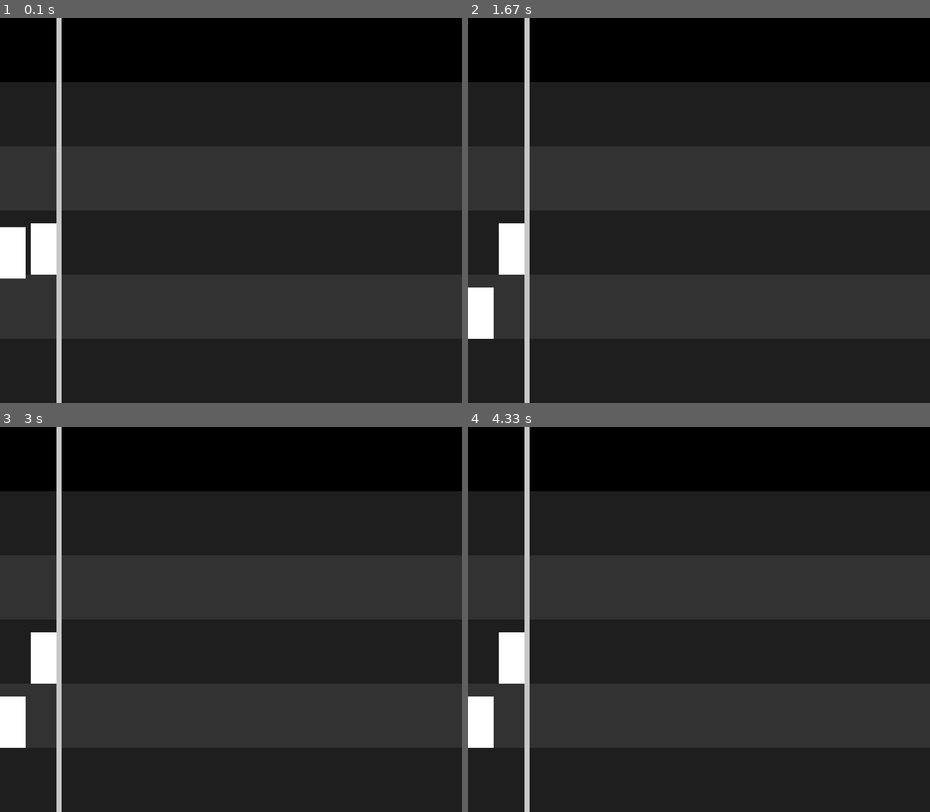
Above: before the commit, frames 1-4 (two rows, left to right).
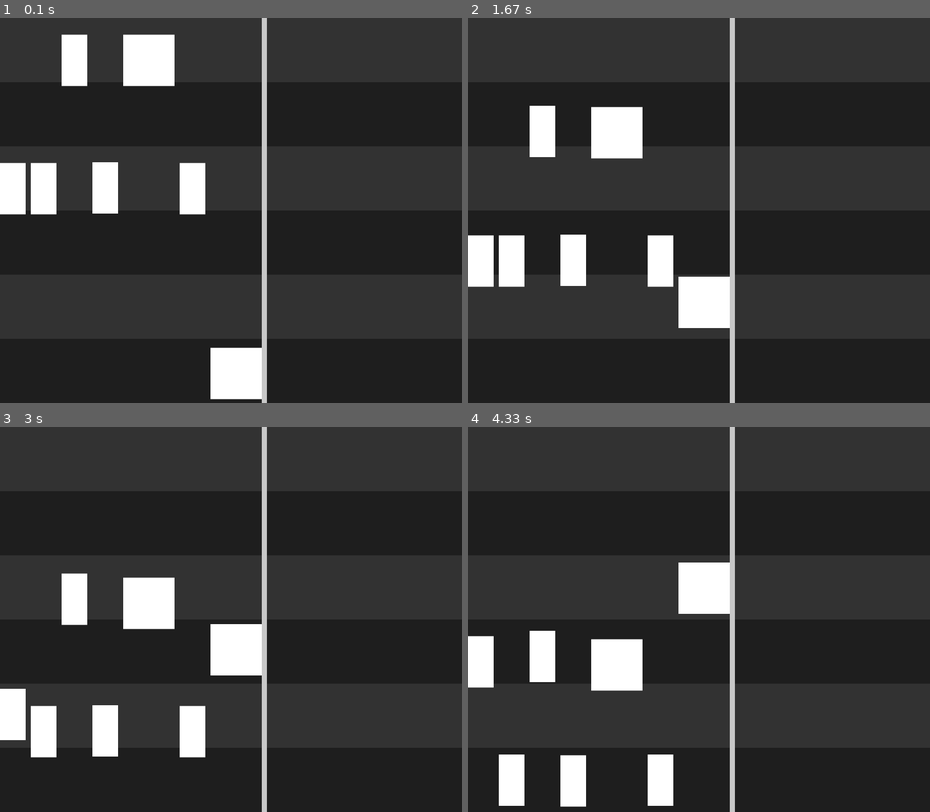
Above: after the commit, the same moments.

Repository: niklasdhein/EiP-Praktium-Aufzugssimulation
Game: pygame game, started from simulation.py
Two runs of this game, one before a commit and one after it. Both use one fixed random seed, a clock stepped at 60 frames per second and the inputs below.
Inputs:
- Up to frame 1 (0.1 s): no input
- Up to frame 2 (1.67 s): no input
- Up to frame 3 (3 s): no input
- Up to frame 4 (4.33 s): no input

The runs differ from the first frame. In frame 1, 25% of the frame differs, in the area x 0-100%, y 0-100%; in frame 2, 26%; in frame 3, 25%; in frame 4, 27%.

Commit message:
mehr architektur arbeit

Diff:
--- a/elevator.py
+++ b/elevator.py
@@ -4,7 +4,7 @@
         self.capacity = capacity    # capacity in kg
         self.speed = speed          # speed of the elevator
 
-        if self.capacity > 1150:    # Change the width accordingly to capacity
+        if self.capacity > 1150:    # Change the width (px) accordingly to capacity
             self.width = 200
         else:
             self.width = 100
@@ -40,17 +40,12 @@
         # passenger is in elevator
         passenger.state = passenger.in_elevator
 
-    def move_to_target_level(self, dt: float) -> None:
+    def move_to_target(self, dt: float) -> None:
         """
         Moves the elevator to the target level.
         In order to move smoothly and correctly it needs the deltatime calculated
         by pygame in the game loop.
-        It also needs the height of the levels in the building to calculate
-        the correct target coordinate.
         """
-        # return if no target is set to save resources
-        if not self.target_level: return
-
         # move the elevator a bit each frame
         self.graphics.y += self.direction * self.speed * dt
 
@@ -77,8 +72,13 @@
         each level as well as the window height, since the building is
         drawn bottom to top.
         """
+        # calculate target y position
+        target_y = building.bottom_y - target_level * building.level_height - self.height
+
+        # return if elevator is already at exactly this positon
+        if target_y == self.graphics.y: return
+
         self.target_level = target_level
-        self.target_y = building.bottom_y - target_level * building.level_height - self.height
+        self.target_y = target_y
         if self.graphics.y < self.target_y: self.direction = 1
         elif self.graphics.y > self.target_y: self.direction = -1
-        else: self.direction = 0
--- a/elevator_controller.py
+++ b/elevator_controller.py
@@ -1,5 +1,20 @@
+import random
+
 from elevator import Elevator
 
 class ElevatorController:
     def __init__(self, elevators: [Elevator]) -> None:
         self.elevators = elevators
+
+    def update_elevators(self, dt: float, building: Building) -> None:
+        """
+        The controller is like the head control-unit of all elevators.
+        """
+        for elevator in self.elevators:
+            if elevator.target_level != None:
+                # tells each elevator to move to its target
+                elevator.move_to_target(dt=dt)
+
+            else:
+                # if an elevator has no target give it a random new one
+                elevator.set_target(target_level=random.randint(0, building.levels-1), building=building)
--- a/simulation.py
+++ b/simulation.py
@@ -22,7 +22,7 @@
     """
     random_elevators = []
     offset_x = 0
-    for i in range(random.randint(2, 5)):
+    for i in range(random.randint(7, 7)):
         # instantiate the elevator
         random_elevator = Elevator(capacity=random.randint(300, 2500), speed=200)
         random_elevator.level = random.randint(0, building.levels-1)
@@ -65,7 +65,7 @@
 # == pre sim stuff ==
 
 # create the building to simulate
-building = Building(levels=5, bottom_y=height)
+building = Building(levels=6, bottom_y=height)
 for i in range(building.levels):
     building.graphics.append(pygame.Rect(0, building.bottom_y - (i+1)\
     * Building.level_height, width, Building.level_height))
@@ -87,16 +87,20 @@
 while running:
     # calculates delta time
     dt = clock.tick(60) / 1000.0
+    # print(f"FPS: {1/dt}")
 
     # exit when closing the window
     for event in pygame.event.get():
         if event.type == pygame.QUIT:
             running = False
 
-    # === movement testing ===
-    # move each elevator to target level
-    for e in random_elevators:
-        e.move_to_target_level(dt=dt)
+
+    # === calculations ===
+
+    elevator_controller.update_elevators(dt=dt, building=building)
+
+
+    # === draw ===
 
     # draw each level
     for i in range(len(building.graphics)):
